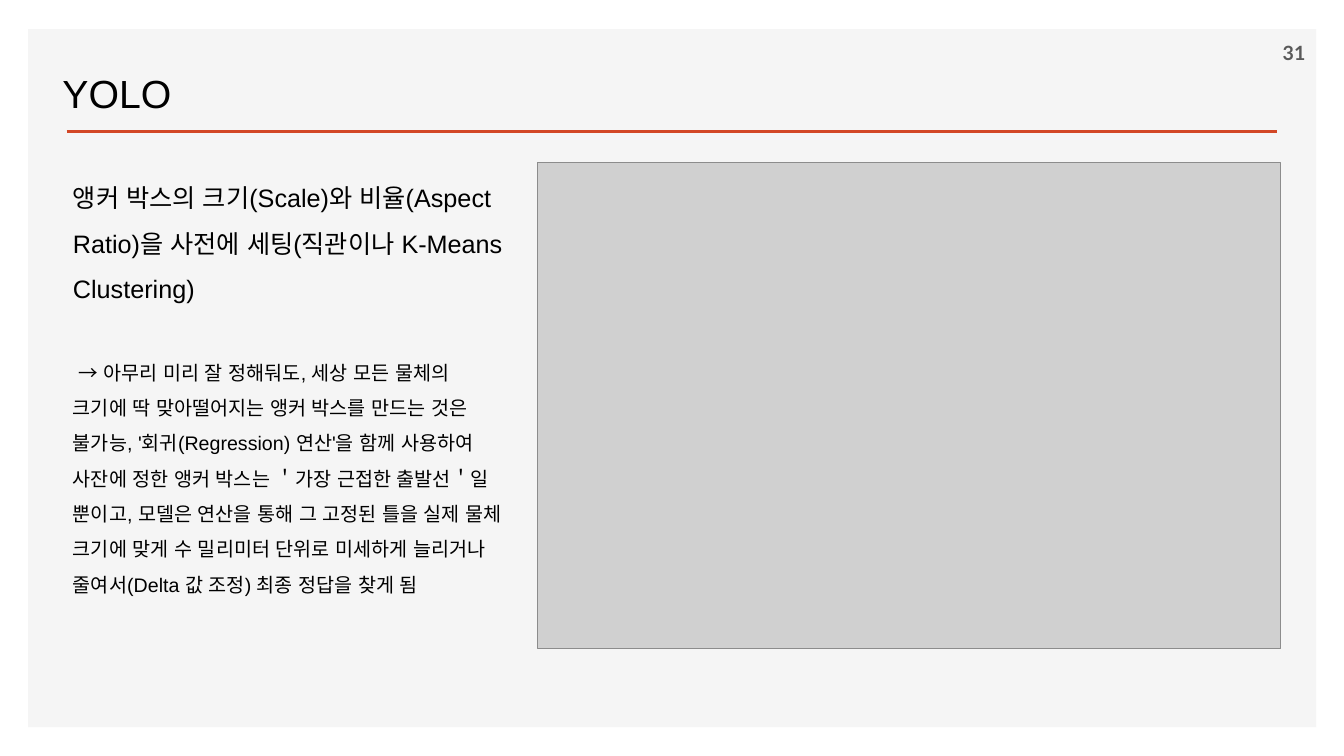
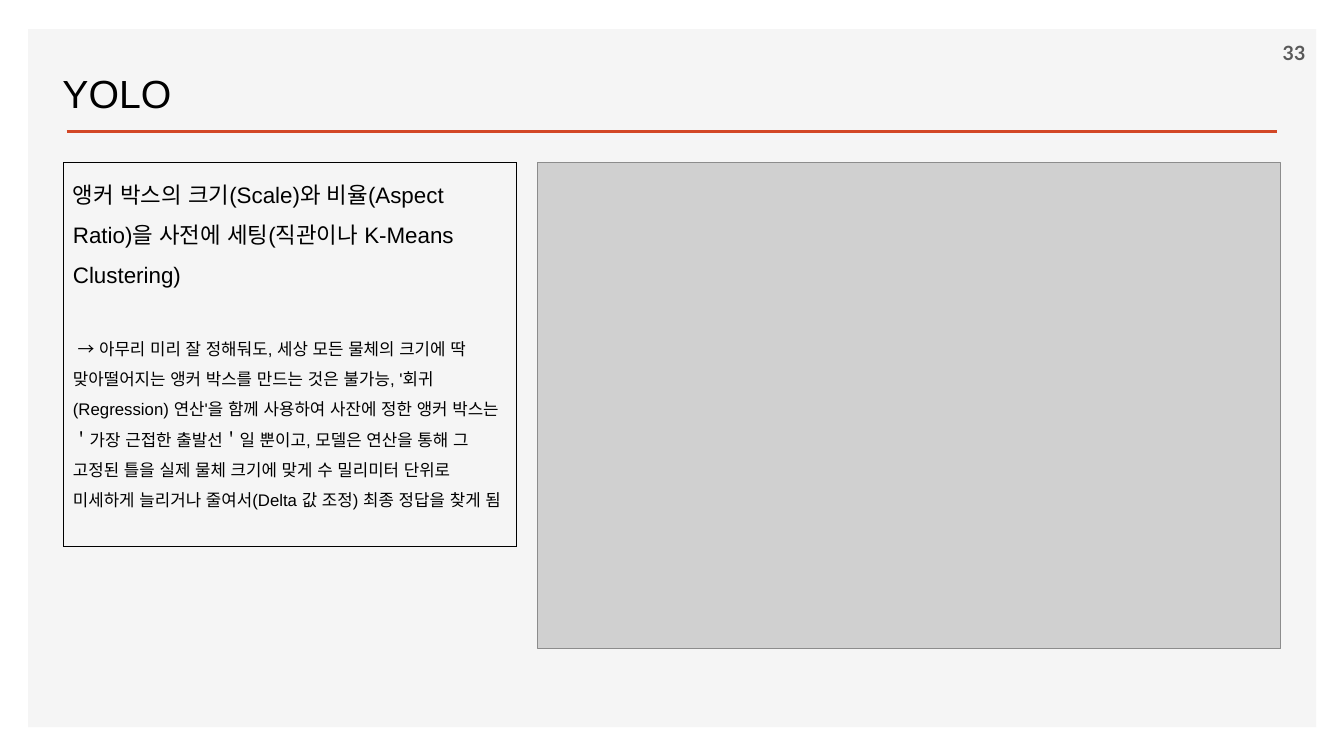
Before and after one commit to ancestor9/2026_Fall_Deep-Learning-with-Python, a slide deck: slide 33 of Chapter 12 Object detection.pptx (slide 31 before the commit). Drawn at 1344x756 pixels with LibreOffice and Linux fonts; fonts in the diff are those of the drawing; grey boxes stand for pictures; background and template pictures are left out. Boxes give left, top, right and bottom in pixels: in the first picture for what was removed or moved away, otherwise in the second. Text is boxed around its words. In the diff, an @@ line names an element or a change of style, - is before the commit and + after.

```diff
--- a/Chapter 12 Object detection.pptx
+++ b/Chapter 12 Object detection.pptx
@@ page number at (x1=1283, y1=45, x2=1306, y2=60): text changed @@
-31
+33
@@ rectangle "앵커 박스의 크기(Scale)와 비율(Aspect Ratio)을 ..." resized from (x1=73, y1=186, x2=503, y2=596) to (x1=64, y1=162, x2=517, y2=546) @@
@@ rectangle "앵커 박스의 크기(Scale)와 비율(Aspect Ratio)을 ..." at (x1=64, y1=162, x2=517, y2=546): size 18 to 16 pt in "앵커 박스의 크기(Scale)와 비율(Aspect Ratio)을 사전에 세팅(직관이나 ..."; size 14 to 12 pt in "→ 아무리 미리 잘 정해둬도, 세상 모든 ..."; outline none to #000000 0.75 pt @@
```
Also in this commit, not shown: 14 other slides changed, 3 slides added.
